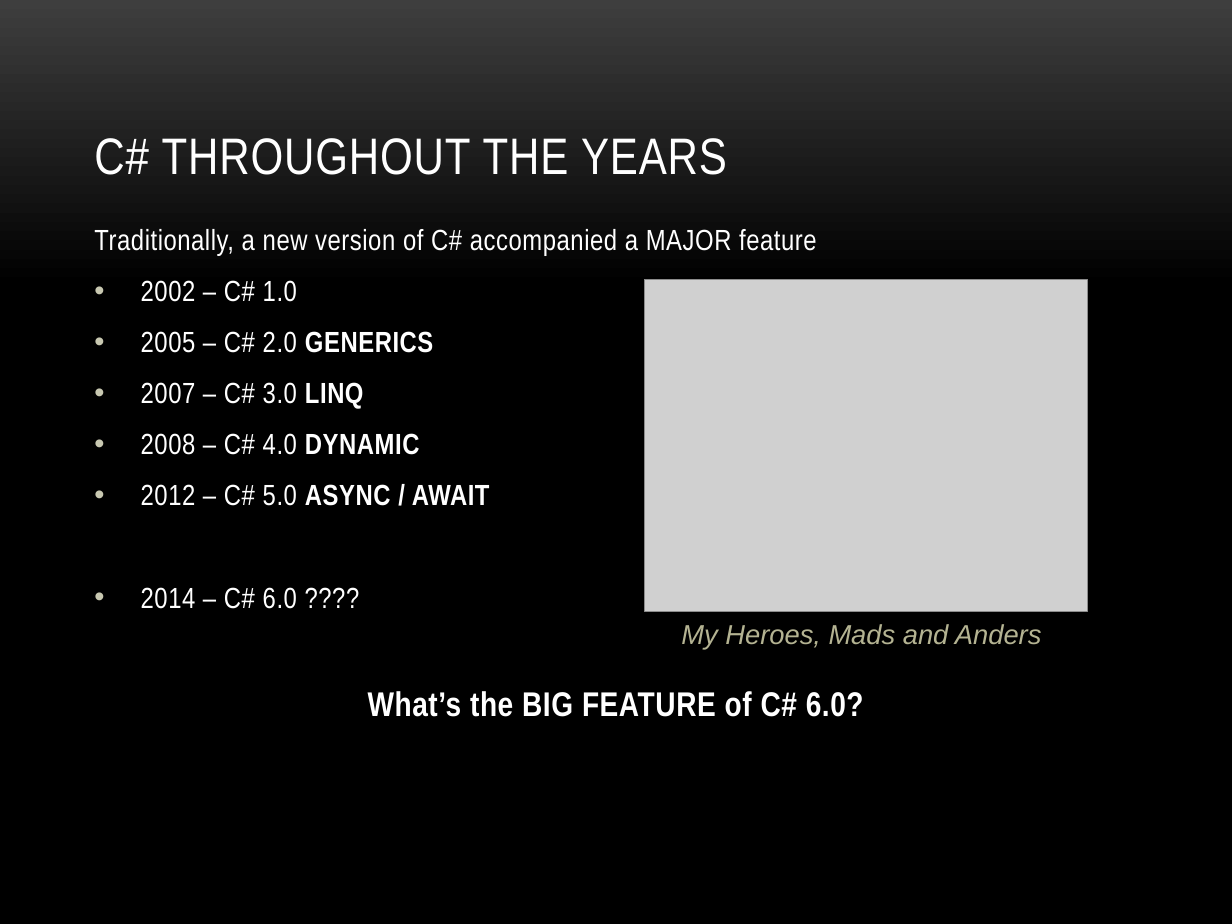
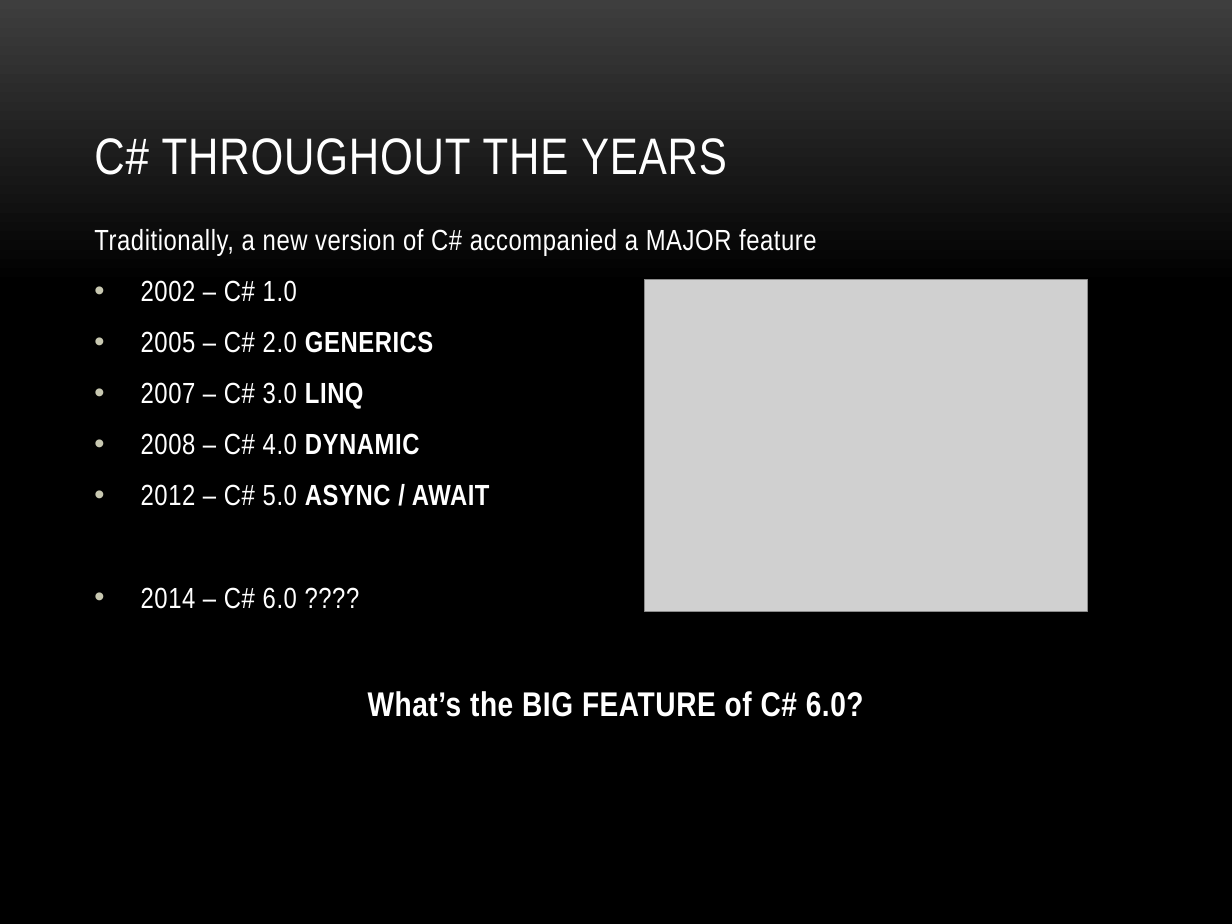
Before and after one commit to cabarney/C--v.Next, a slide deck: slide 4 of Slides.pptx. Drawn at 1232x924 pixels with LibreOffice and Linux fonts; fonts in the diff are those of the drawing; grey boxes stand for pictures; background and template pictures are left out. Boxes give left, top, right and bottom in pixels: in the first picture for what was removed or moved away, otherwise in the second. Text is boxed around its words. In the diff, an @@ line names an element or a change of style, - is before the commit and + after.

```diff
--- a/Slides.pptx
+++ b/Slides.pptx
@@ text removed at box(681, 624, 1042, 650) @@
-My Heroes, Mads and Anders
```
Also in this commit, not shown: 5 other slides changed.
